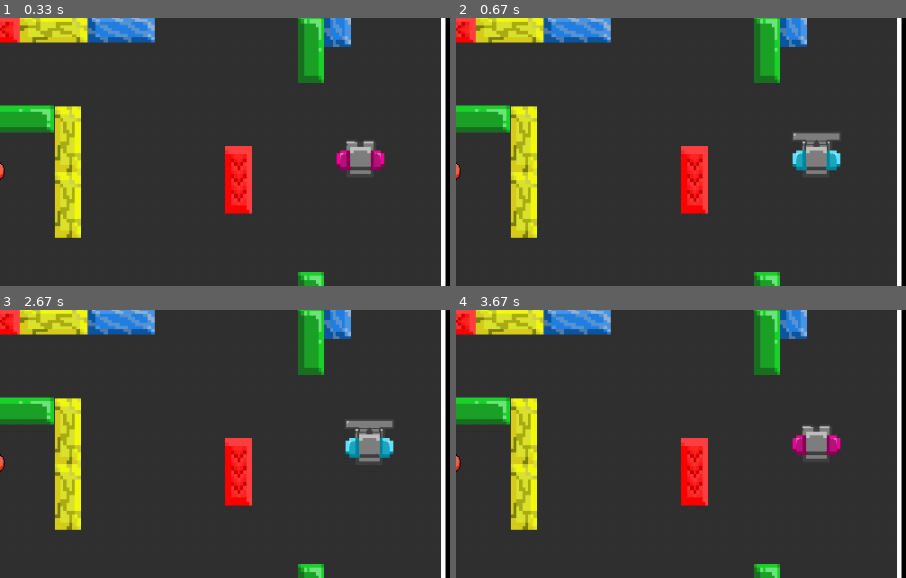
Above: before the commit, frames 1-4 (two rows, left to right).
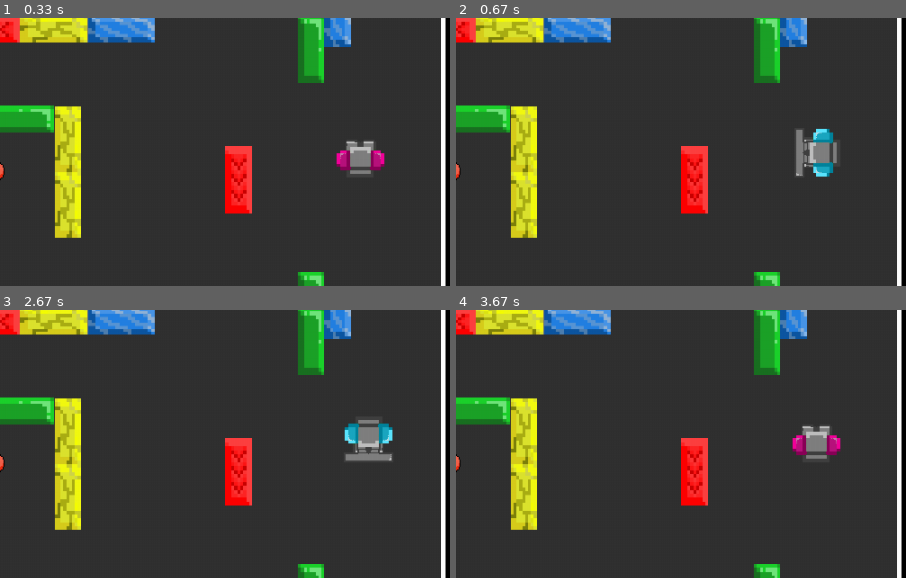
Above: after the commit, the same moments.

Repository: klissiadev/dodgebot_pygame
Game: pygame game, started from dodgebots-pygame.py
Two runs of this game, one before a commit and one after it. Both use one fixed random seed, a clock stepped at 60 frames per second and the inputs below.
Inputs:
- Up to frame 1 (0.33 s): no input
- Up to frame 2 (0.67 s): tap Space at 0.33 s
- Up to frame 3 (2.67 s): hold Right 0.67-1.13 s; hold D 0.67-1.13 s; tap Space at 0.73, 1.03, 1.23, 1.57, 1.87, 2.07, 2.37, 2.63 s; tap E at 0.82, 2.15 s; hold Up 1.17-1.47 s; hold W 1.17-1.47 s; hold Right 1.5-1.97 s; hold D 1.5-1.97 s; hold Left 2-2.53 s; hold A 2-2.53 s; hold Down from 2.57 s (still down); hold S from 2.57 s (still down)
- Up to frame 4 (3.67 s): release Down at 2.87 s; release S at 2.87 s; hold Left 2.9-3.3 s; hold A 2.9-3.3 s; tap Space at 2.97, 3.27, 3.4 s; hold Up from 3.33 s (still down); hold W from 3.33 s (still down); tap E at 3.48 s
The pictures show only the part of the screen within x 50-100%, y 28-77%; the shares and areas given below are measured in that part.

Frame 1 is identical in both runs. In frame 2, 1.3% of the frame differs, in the area x 74-86%, y 41-60%; in frame 3, 1.4%, in the area x 76-88%, y 41-57%; in frame 4, nothing differs.

Commit message:
Add the throwing the ball and collision of blocks and ball

Diff:
--- a/dodgebots-pygame.py
+++ b/dodgebots-pygame.py
@@ -37,7 +37,6 @@
 BALL_WIDTH = 25
 BALL_HEIGHT = 25
 BALL_RADIUS = BALL_WIDTH / 2
-
 
 class Ball:
     def __init__(self, x, y):
@@ -45,27 +44,37 @@
         self.rect = self.image.get_rect(topleft=(x, y))
         self.x = x
         self.y = y
-        self.speed_x = 3
-        self.speed_y = 3
+        self.speed_x = 2
+        self.speed_y = 2
+        self.in_move = False
+        self.friction = 0.99
 
     def move(self):
         self.x += self.speed_x
         self.y += self.speed_y
-
+        self.rect.topleft = (self.x, self.y)
         if self.rect.left <= BORDER_THICKNESS or self.rect.right >= FIELD_WIDTH:
             self.speed_x *= -1
         if self.rect.top <= 80 or self.rect.bottom >= 80 + FIELD_HEIGHT:
             self.speed_y *= -1
 
+        self.speed_x *= self.friction
+        self.speed_y *= self.friction
+
+        # If the speed is low the ball stops
+        if abs(self.speed_x) < 0.01 and abs(self.speed_y) < 0.01:
+            self.speed_x = 0
+            self.speed_y = 0
+            self.in_move = False
+
     def draw(self, surface):
         surface.blit(self.image, self.rect.topleft)
 
 
-'''def check_collision(ball, blocks):
-    ball_rect = pygame.Rect()
-    for block in blocks:
-        if ball_rect.colliderect(block.rect):
-            '''
+    def check_collision(self, blocks):
+        for block in blocks:
+            if self.rect.colliderect(block.rect):
+                block.apply_effect(self,blocks)
 
 
 # Player Class
@@ -81,6 +90,7 @@
             'defense': pygame.transform.scale(pygame.image.load(images['defense']).convert_alpha(), (60, 60))
         }
         self.image = self.images['normal']
+        self.orientation = "Left"
         self.rect = self.image.get_rect(topleft=(x, y))
         self.x = x
         self.y = y
@@ -89,7 +99,7 @@
         self.holding_ball = False
         self.defending = False
 
-    def move(self, keys, blocks):
+    def move(self, keys, blocks, ball):
         dx, dy = 0, 0
 
         if keys[self.controls['left']]:
@@ -120,26 +130,82 @@
         if self.rect.bottom > 80 + FIELD_HEIGHT:
             self.rect.bottom = 70 + FIELD_HEIGHT
 
+        self.check_holdingball(ball)
+
     def check_collision(self, blocks):
         for block in blocks:
             if self.rect.colliderect(block.rect):
                 return True
         return False
 
-    def update_animation(self):
+    def check_holdingball(self, ball):
+        if self.rect.colliderect(ball.rect) and not ball.in_move:
+            ball.rect.topleft = (self.x, self.rect.y)  # Mantém a bola com o jogador
+            self.holding_ball = True  # O jogador está segurando a bola
+
+            # Resetar as velocidades da bola para que o jogador possa lançar novamente
+            ball.speed_x = 2  # Ou outro valor inicial padrão
+            ball.speed_y = 2
+
+    def update_animation(self,keys, ball):
+        if keys[self.controls['left']]:
+            self.orientation = "Left"
+            self.image = self.images['normal_left']
+        if keys[self.controls['right']]:
+            self.orientation = "Right"
+            self.image = self.images['normal_right']
+        if keys[self.controls['up']]:
+            self.orientation = "Up"
+            self.image = self.images['normal']
+        if keys[self.controls['down']]:
+            self.orientation = "Down"
+            self.image = self.images['normal_down']
+        if self.holding_ball:
+            self.image = self.images['throwing']
+            self.flip_image()
         if keys[self.controls['defend_or_throw']]:
-            self.image = self.images['defense']
-        elif self.holding_ball:
-            self.image = self.images['throwing']
-        else:
-            if keys[self.controls['left']]:
-                self.image = self.images['normal_left']
-            if keys[self.controls['right']]:
-                self.image = self.images['normal_right']
-            if keys[self.controls['up']]:
-                self.image = self.images['normal']
-            if keys[self.controls['down']]:
-                self.image = self.images['normal_down']
+            if not ball.in_move and self.holding_ball:
+                self.define_ball_position(ball)
+                ball.in_move = True
+                self.holding_ball = False
+            else:
+                self.image = self.images['defense']
+                self.flip_image()
+
+
+    def define_ball_position(self, ball):
+        if self.orientation == "Left":
+            ball.x = self.x - BALL_WIDTH
+            ball.y = self.y + 30 - BALL_RADIUS
+            ball.speed_x *= -5
+            ball.speed_y = 0
+        elif self.orientation == "Right":
+            ball.x = self.x + 60
+            ball.y = self.y + 30 - BALL_RADIUS
+            ball.speed_x *= 5
+            ball.speed_y = 0
+        elif self.orientation == "Up":
+            ball.x = self.x + 30 - BALL_RADIUS
+            ball.y = self.y - BALL_HEIGHT
+            ball.speed_x = 0
+            ball.speed_y *= -5
+        elif self.orientation == "Down":
+            ball.x = self.x + 30 - BALL_RADIUS
+            ball.y = self.y + 60
+            ball.speed_x = 0
+            ball.speed_y *= 5
+
+    def flip_image(self):
+        if self.orientation == "Right":
+            angle = -90
+        elif self.orientation == "Left":
+            angle = 90
+        elif self.orientation == "Up":
+            angle = 0
+        elif self.orientation == "Down":
+            angle = 180
+        self.image = pygame.transform.rotate(self.image, angle)
+        self.rect = self.image.get_rect(center= self.image.get_rect(center=self.rect.center).center)
 
     def draw(self, surface):
         surface.blit(self.image, self.rect.topleft)
@@ -197,16 +263,17 @@
         if event.type == pygame.QUIT:
             running = False
 
-    ball.move()
-
     keys = pygame.key.get_pressed()
 
-    player1.move(keys, blocks)
-    player2.move(keys, blocks)
-
-    player1.update_animation()
-    player2.update_animation()
-
+    player1.move(keys, blocks, ball)
+    player2.move(keys, blocks, ball)
+
+    if ball.in_move:
+        ball.move()
+        ball.check_collision(blocks)
+
+    player1.update_animation(keys,ball)
+    player2.update_animation(keys,ball)
     # Catching the ball when speed equals to zero
     if ball.speed_x == 0 and ball.speed_y == 0:
         if player1.x == ball.rect.left and player1.y == ball.rect.top:
--- a/util/blocks.py
+++ b/util/blocks.py
@@ -1,3 +1,5 @@
+import random
+
 import pygame
 
 BLOCK_WIDTH = 75
@@ -32,10 +34,18 @@
     def draw(self, surface):
         surface.blit(self.image, self.rect.topleft)
 
-    '''def apply_effect(self, ball):
-        if self.block_type == "solid":
+    def apply_effect(self, ball, blocks):
+        if self.block_type == "horizontal-solid" or self.block_type == "vertical-solid":
             ball.speed_x = -ball.speed_x
-            ball.speed_y = -ball.speed_y'''
+            ball.speed_y = -ball.speed_y
+        if self.block_type == "horizontal-breakable" or self.block_type == "vertical-breakable":
+            ball.speed_x = -ball.speed_x
+            ball.speed_y = -ball.speed_y
+            blocks.remove(self)
+        if self.block_type == "horizontal-chaotic" or self.block_type == "vertical-chaotic":
+            random_speed = random.randint(105,120)/100
+            ball.speed_x = ball.speed_x * -random_speed
+            ball.speed_y = ball.speed_y * -random_speed
 
 def blocks_overlap(block1, block2):
     return block1.rect.colliderect(block2.rect)
